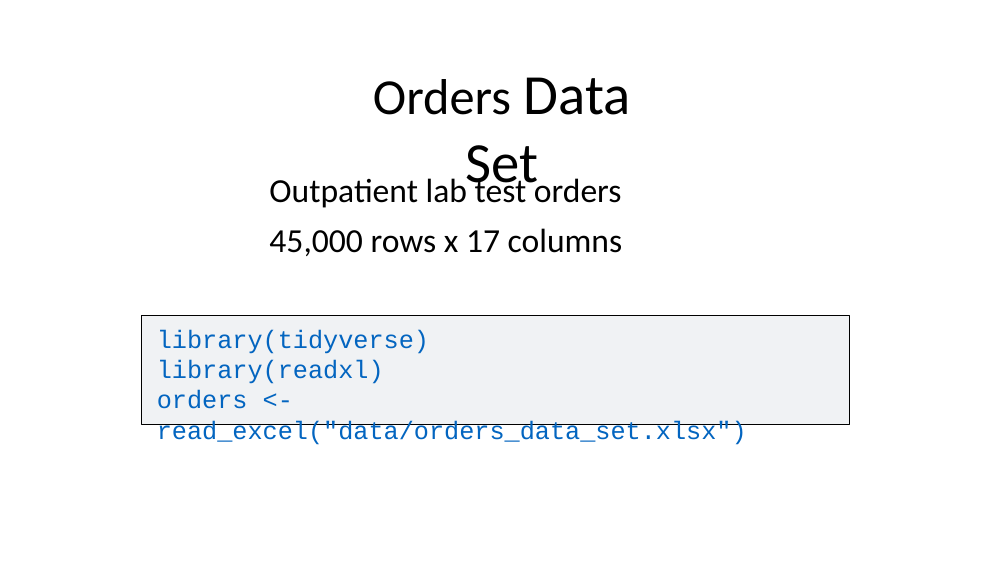
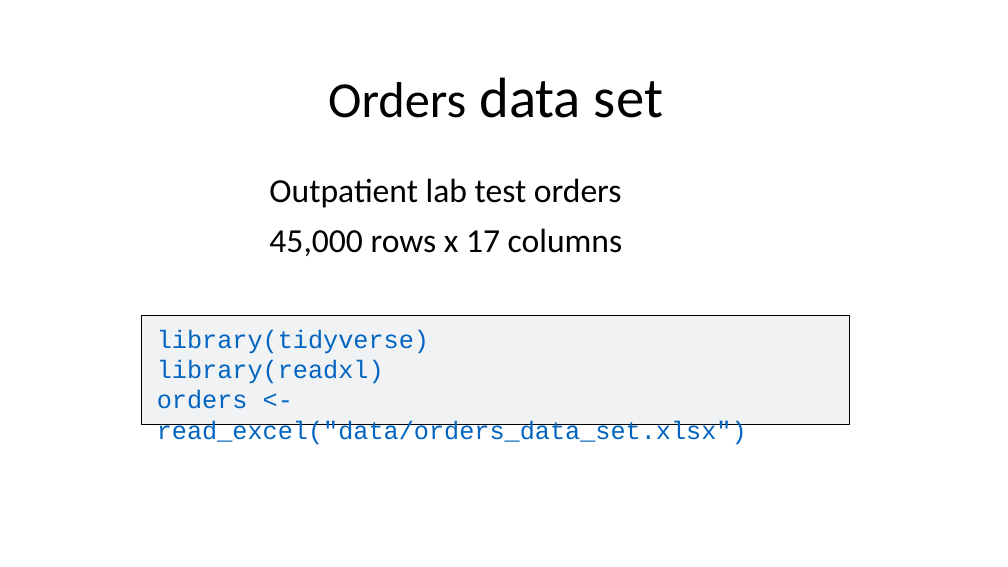
Before and after one commit to amromeo/api_r2020, a slide deck: slide 3 of 03 - Transform.pptx. Drawn at 1008x567 pixels with LibreOffice and Linux fonts; fonts in the diff are those of the drawing. Boxes give left, top, right and bottom in pixels: in the first picture for what was removed or moved away, otherwise in the second. Text is boxed around its words. In the diff, an @@ line names an element or a change of style, - is before the commit and + after.

```diff
--- a/03 - Transform.pptx
+++ b/03 - Transform.pptx
@@ title at (x1=328, y1=77, x2=663, y2=118): text changed @@
-Orders Data Set
+Orders data set
```
Also in this commit, not shown: 8 other slides changed, 3 slides added, 2 slides removed, 1 other file.
